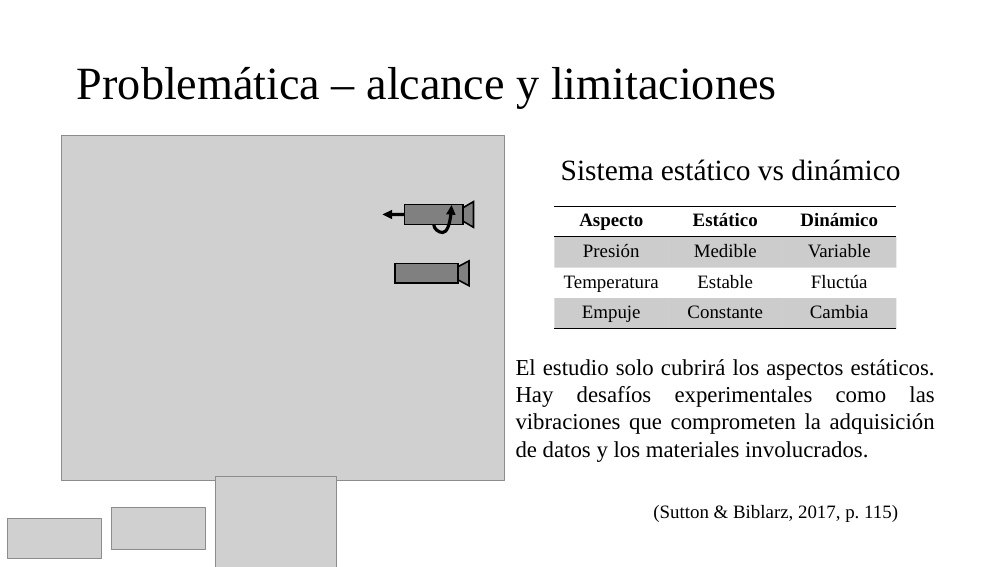
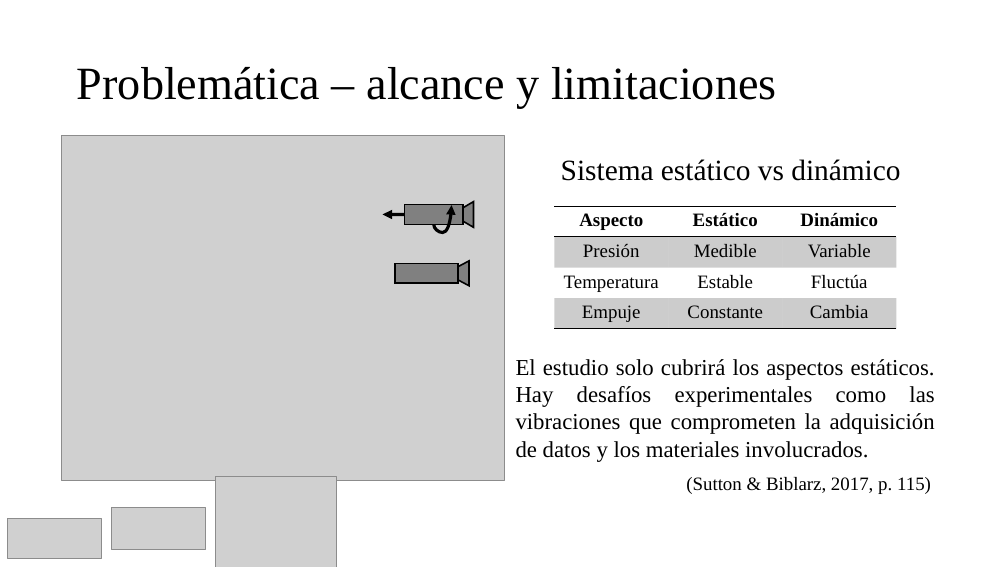
Before and after one commit to Archimedean2345/The-thermal-repository, a slide deck: slide 4 of PIAE2-Presentacion Tecnica.pptx. Drawn at 1008x567 pixels with LibreOffice and Linux fonts; fonts in the diff are those of the drawing; grey boxes stand for pictures; background and template pictures are left out. Boxes give left, top, right and bottom in pixels: in the first picture for what was removed or moved away, otherwise in the second. Text is boxed around its words. In the diff, an @@ line names an element or a change of style, - is before the commit and + after.

```diff
--- a/PIAE2-Presentacion Tecnica.pptx
+++ b/PIAE2-Presentacion Tecnica.pptx
@@ text "(Sutton & Biblarz, 2017, p. ..." moved from (x1=653, y1=505, x2=898, y2=522) to (x1=686, y1=477, x2=931, y2=494) @@
@@ text "(Sutton & Biblarz, 2017, p. ..." at (x1=686, y1=477, x2=931, y2=494): alignment left to right @@
```
Also in this commit, not shown: 9 other slides changed, 2 slides added, 3 slides removed, 1 other file.
